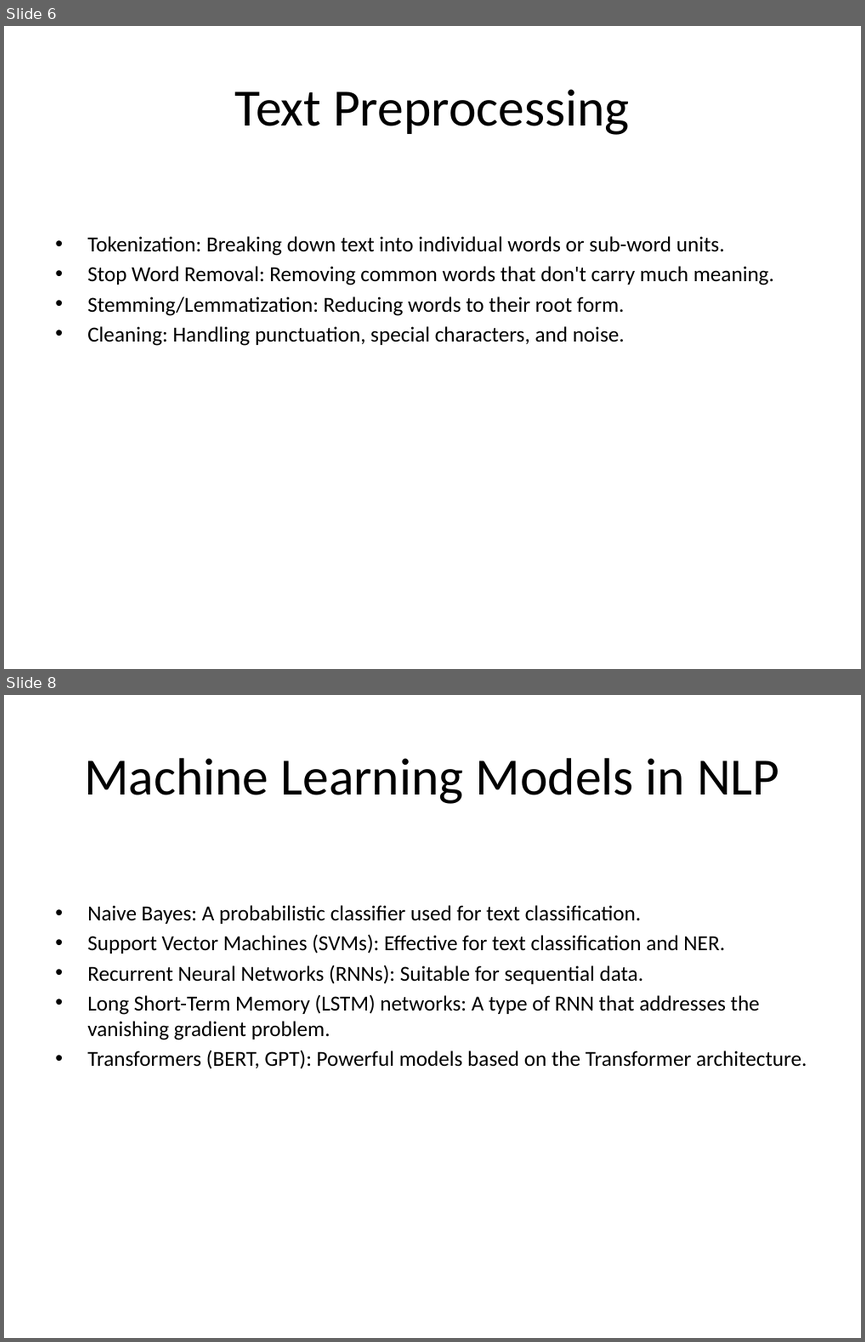
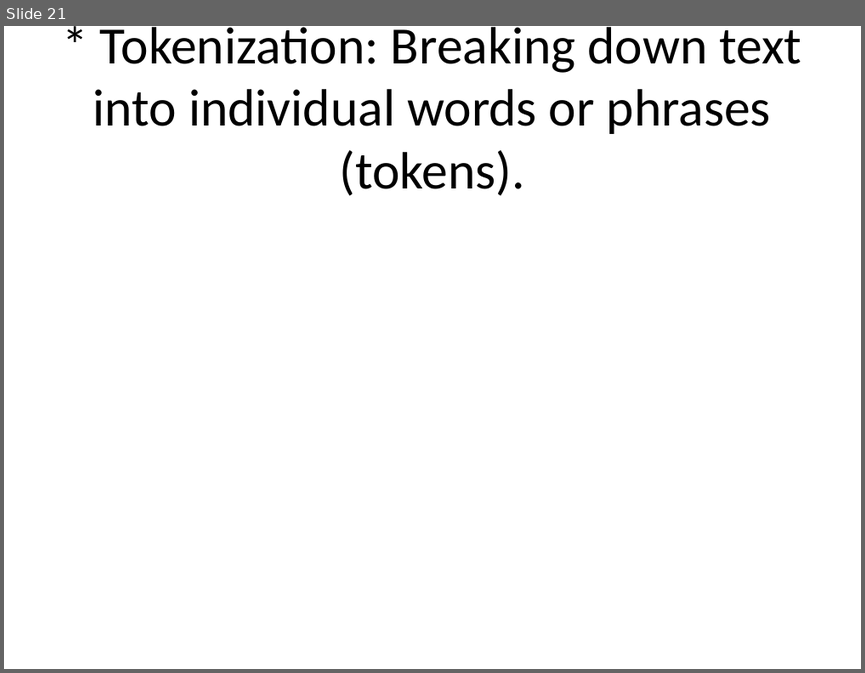
Before and after one commit to sanskarsri26/pdf-to-lecture, a slide deck: NLP_Lecture.pptx. Shown one above the other, each under a label of ours: slides 6 and 8 before the commit, slide 21 after it; the slides between them are not shown. The pictures are 865x1342 and 865x673 pixels, drawn with LibreOffice and Linux fonts; fonts in the diff are those of the drawing. Boxes give left, top, right and bottom in pixels: in the first picture for what was removed or moved away, otherwise in the second. Text is boxed around its words. In the diff, an @@ line names an element or a change of style, - is before the commit and + after.

```diff
--- a/NLP_Lecture.pptx
+++ b/NLP_Lecture.pptx
@@ slide 8 removed at bbox=[4, 695, 861, 1338], background #FFFFFF @@
@@ title removed at bbox=[84, 758, 779, 804] @@
-Machine Learning Models in NLP
@@ text removed at bbox=[87, 905, 806, 1069] @@
-• Naive Bayes: A probabilistic classifier used for text classification.
-• Support Vector Machines (SVMs): Effective for text classification and NER.
-• Recurrent Neural Networks (RNNs): Suitable for sequential data.
-• Long Short-Term Memory (LSTM) networks: A type of RNN that addresses the vanishing gradient problem.
-• Transformers (BERT, GPT): Powerful models based on the Transformer architecture.
@@ what was slide 6 is now slide 21 @@
@@ slide 21 changed as well @@
@@ title at bbox=[93, 27, 801, 196]: text changed @@
-Text Preprocessing
+* Tokenization: Breaking down text into individual words or phrases (tokens).
@@ text removed at bbox=[87, 236, 774, 346] @@
-• Tokenization: Breaking down text into individual words or sub-word units.
-• Stop Word Removal: Removing common words that don't carry much meaning.
-• Stemming/Lemmatization: Reducing words to their root form.
-• Cleaning: Handling punctuation, special characters, and noise.
```
Also in this commit, not shown: 3 other slides changed, 48 slides added, 8 other slides removed, 6 other files.
